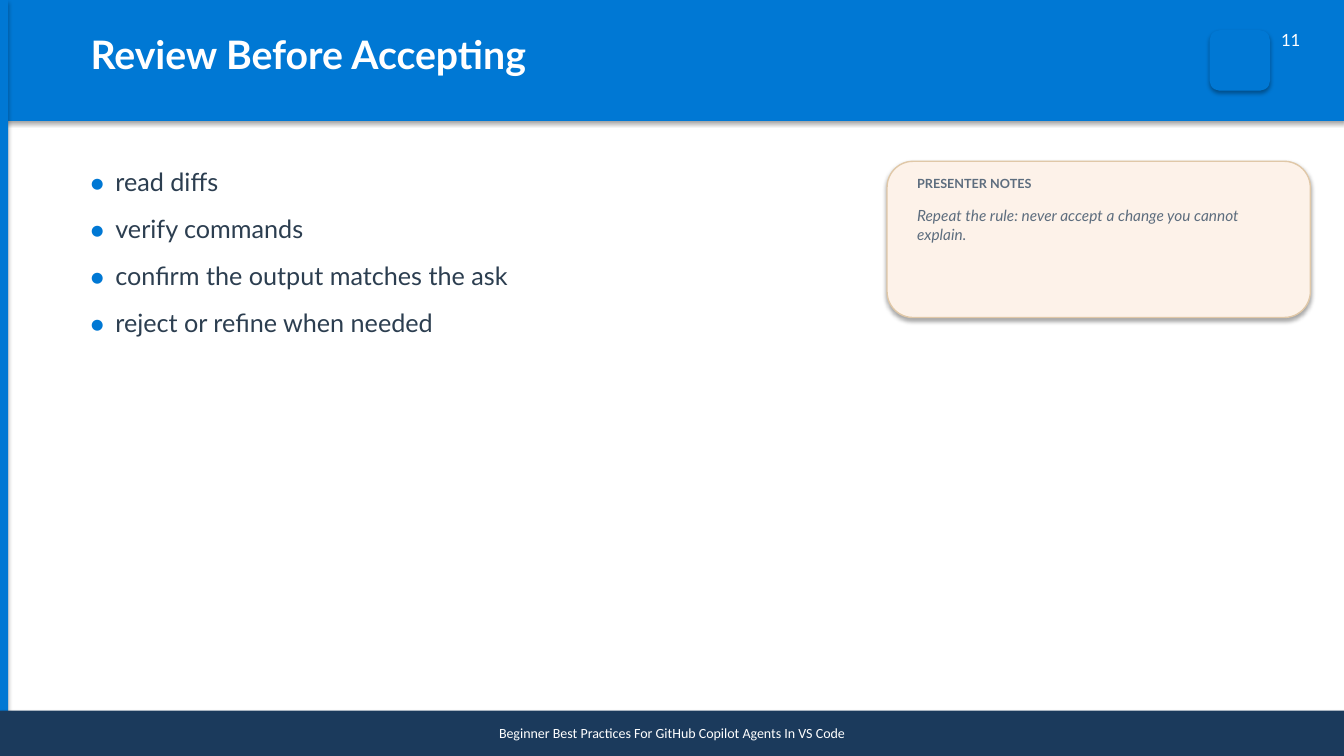
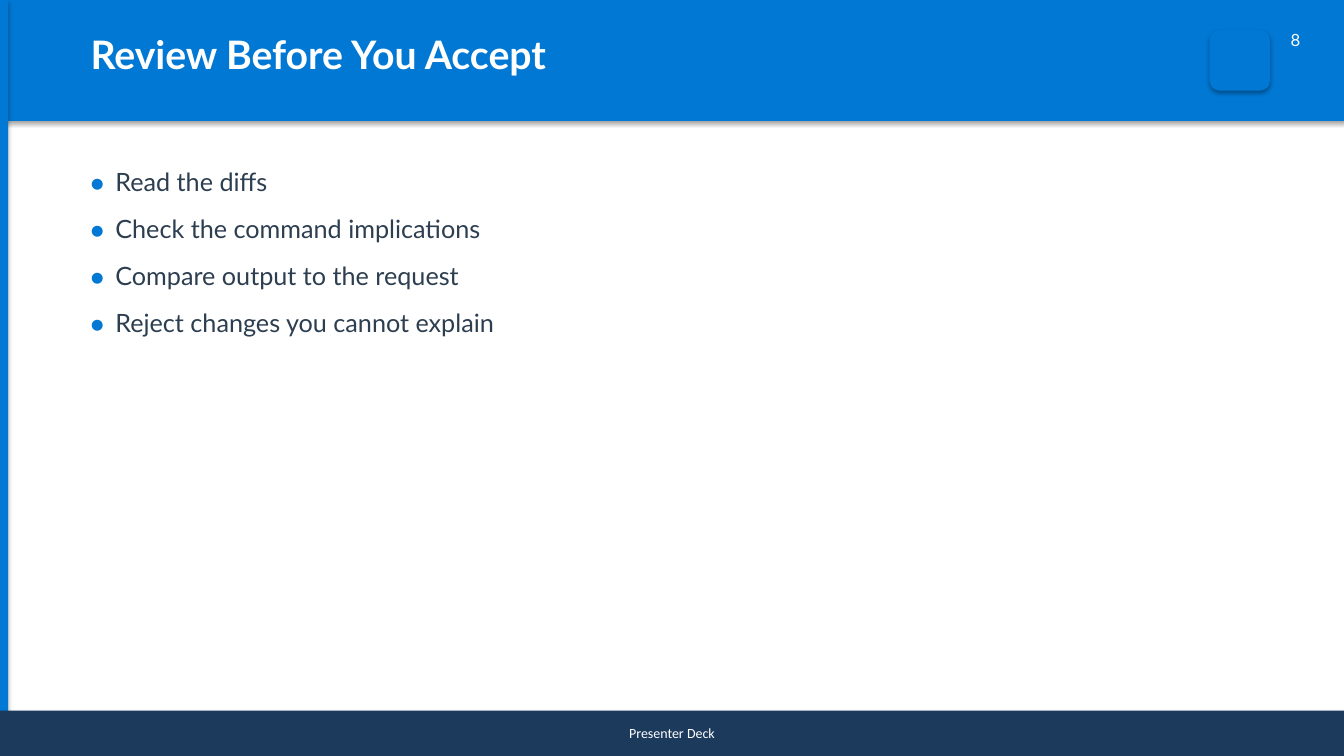
Before and after one commit to reyesry05/AI-Coding-Agent-Training, a slide deck: slide 10 of pptx-output/01-beginner-copilot-agent-best-practices.pptx (slide 12 before the commit). Drawn at 1344x756 pixels with LibreOffice and Linux fonts; fonts in the diff are those of the drawing. Boxes give left, top, right and bottom in pixels: in the first picture for what was removed or moved away, otherwise in the second. Text is boxed around its words. In the diff, an @@ line names an element or a change of style, - is before the commit and + after.

```diff
--- a/pptx-output/01-beginner-copilot-agent-best-practices.pptx
+++ b/pptx-output/01-beginner-copilot-agent-best-practices.pptx
@@ text at <box>91,40,546,76</box>: text changed @@
-Review Before Accepting
+Review Before You Accept
@@ text at <box>1291,34,1301,46</box>: text changed @@
-11
+8
@@ text at <box>115,172,494,337</box>: text changed @@
-● read diffs
-● verify commands
-● confirm the output matches the ask
-● reject or refine when needed
+● Read the diffs
+● Check the command implications
+● Compare output to the request
+● Reject changes you cannot explain
@@ rounded rectangle removed at <box>887,161,1311,318</box> @@
@@ text removed at <box>917,179,1031,188</box> @@
-PRESENTER NOTES
@@ text removed at <box>917,209,1238,243</box> @@
-Repeat the rule: never accept a change you cannot explain.
@@ text in rectangle at <box>629,728,715,738</box>: text changed @@
-Beginner Best Practices For GitHub Copilot Agents In VS Code
+Presenter Deck
```
Also in this commit, not shown: 4 other slides changed, 12 slides added, 13 slides removed, 45 other files.
